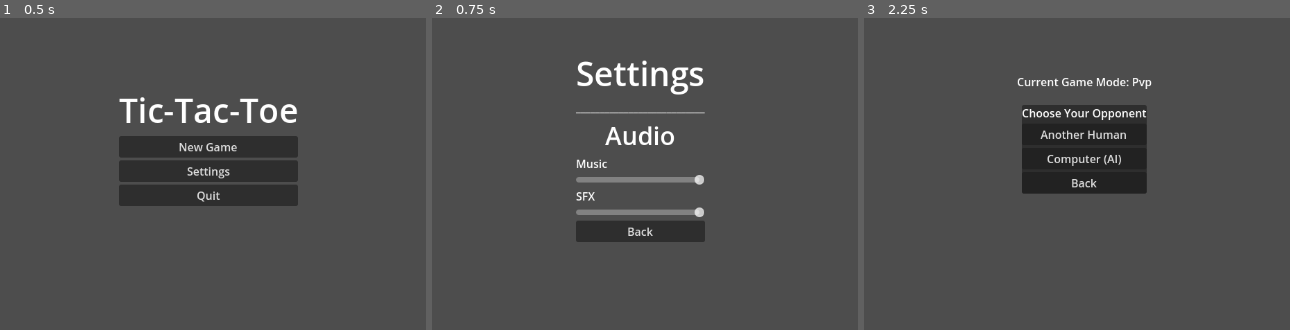
Above: before the commit, frames 1-3 (left to right).
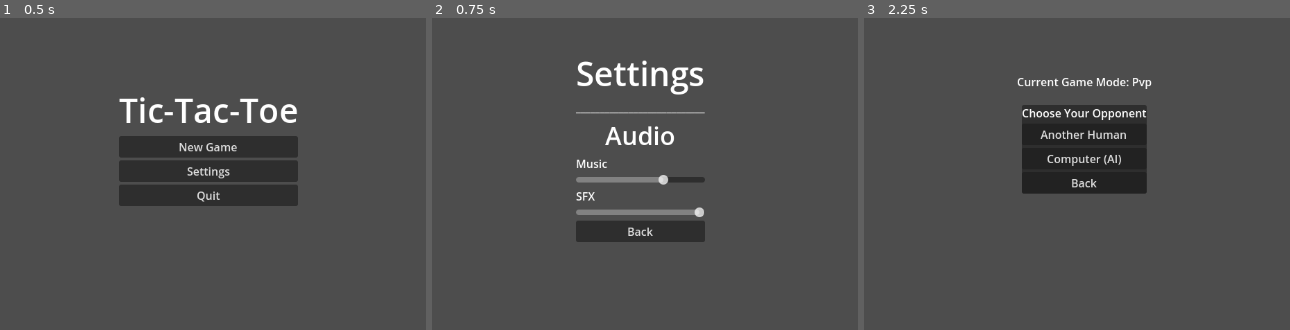
Above: after the commit, the same moments.

Repository: codystuart/tic-tac-godot
Game: Godot game, scene res://main_menu.tscn
Same seed, same stepped clock (60 frames per second), same inputs: the game is played once before the commit and once after it.
Inputs:
- Up to frame 1 (0.5 s): no input
- Up to frame 2 (0.75 s): click "Settings" at 0.5 s
- Up to frame 3 (2.25 s): click "Back" at 1.25 s; click "New Game" at 2 s

Frame 1 is identical in both runs. In frame 2, 0.2% of the frame differs, in the area x 53-65%, y 50-54%; in frame 3, nothing differs.

Commit message:
Final Audio Improvements
- Music starting volume is 60%
- Fixed SFX Slider

Diff:
--- a/music_manager.gd
+++ b/music_manager.gd
@@ -6,6 +6,12 @@
 # Preload your music file for efficiancy
 const MENU_MUSIC = preload("res://Audio/tower-defense-8-bit-chiptune-game-music-358521.mp3")
 const GAME_MUSIC = preload("res://Audio/Elevator-music(chosic.com).mp3")
+
+func _ready():
+	var initial_volume_db = linear_to_db(0.06)
+	var music_bus_index = AudioServer.get_bus_index("Music")
+	AudioServer.set_bus_volume_db(music_bus_index, initial_volume_db)
+
 func play_menu_music():
 	# Don't restart the music if it's already playing
 	if audio_player.stream == MENU_MUSIC and audio_player.playing:
--- a/settings_menu.tscn
+++ b/settings_menu.tscn
@@ -43,7 +43,7 @@
 
 [node name="MusicVolumeSlider" type="HSlider" parent="CenterContainer/VBoxContainer"]
 layout_mode = 2
-min_value = -30.0
+min_value = -80.0
 max_value = 0.0
 
 [node name="Label4" type="Label" parent="CenterContainer/VBoxContainer"]
@@ -52,7 +52,7 @@
 
 [node name="SFXVolumeSlider" type="HSlider" parent="CenterContainer/VBoxContainer"]
 layout_mode = 2
-min_value = -30.0
+min_value = -80.0
 max_value = 0.0
 
 [node name="BackButton" type="Button" parent="CenterContainer/VBoxContainer"]
--- a/sfx_manager.gd
+++ b/sfx_manager.gd
@@ -1,6 +1,8 @@
 extends Node
 
-func play(sound_resource):
+@onready var audio_player = $AudioStreamPlayer
+
+"""func play(sound_resource):
 	var player = AudioStreamPlayer.new()
 
 	player.stream = sound_resource
@@ -10,3 +12,12 @@
 	add_child(player)
 
 	player.play()
+"""
+
+func play(sound_resource):
+	if not sound_resource:
+		print("SFXManager: Tried to play a null sound.")
+		return
+
+	audio_player.stream = sound_resource
+	audio_player.play()
Not shown, changed: Audio/Elevator-music(chosic.com).mp3.import
Not shown, changed: Audio/tower-defense-8-bit-chiptune-game-music-358521.mp3.import
Not shown, added: export_presets.cfg
Binary file added: tic-tac-godot-icon.ico
Not shown, added: tic tac godot.console.exe
Not shown, added: tic tac godot.exe
Not shown, added: tic tac godot.pck
